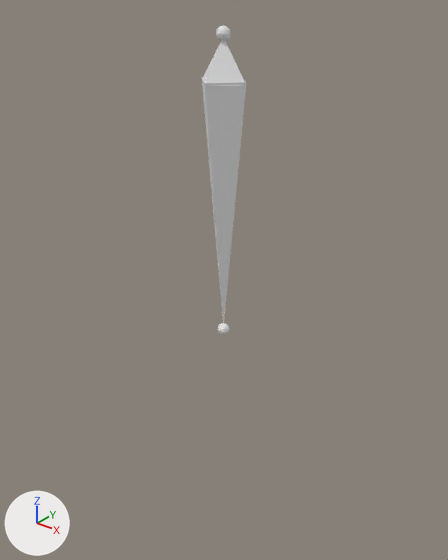
Two versions of the OBJ model res/joint.obj, one commit apart.
One viewpoint serves both versions: a 50 mm lens placed at (2.81, -3.51, 2.63), pointed at (-0.11, 0.14, 0.37). Lighting does not change. The marker at lower left points along +X, +Y and +Z. Where no turn or scale is listed for an object, it has been applied to the vertices.

The older version as bpy lines, for what is in view:
```python
me_joint = bpy.data.meshes.new('joint')
me_joint.from_pydata(...)  # 94 vertices, 172 faces; spans x -0.2..0.2, y -0.2..0.2, z -0.05..2.35
ob_joint = bpy.data.objects.new('joint', me_joint)
ob_joint.location = (0.0, 0.0, 0.0)
```
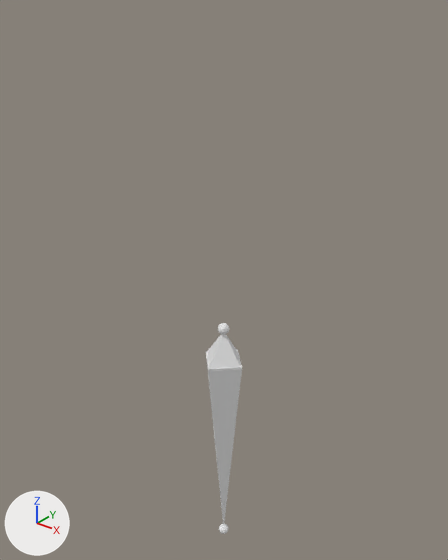
What differs and where, as boxes [x1, y1, x2, y2] in the pictures (448 x 560 px; the box of a moved part takes in the faces that stretch with it):
```json
{"object": "joint", "change": "reshaped", "before": [202, 25, 246, 335], "after": [206, 323, 242, 534], "on screen": "18% narrower, 32% shorter"}
{"part": 1, "of": "me_joint", "change": "moved or reshaped", "before": [202, 77, 246, 324], "after": [206, 349, 242, 525]}
{"part": 2, "of": "me_joint", "change": "moved or reshaped", "before": [202, 41, 245, 86], "after": [206, 334, 241, 371]}
{"part": 3, "of": "me_joint", "change": "moved or reshaped", "before": [216, 25, 230, 41], "after": [219, 524, 228, 534]}
```

Edits to the scene script, one JSON object a line:
```json
{"block": "me_joint", "where": "me_joint.from_pydata(...)  # 94 vertices, 172 faces; spans x -0.2..0.2, y -0.2..0.2, z -0.05..2.35"}
{"block": "me_joint", "where": "# used by ob_joint; location = (0.0, 0.0, 0.0)"}
{"block": "me_joint", "change": "me_joint part 1: the loose piece of 5 vertices spanning x -0.2..0.2, y -0.2..0.2, z 0.0..2.0 is moved by (0.0, 0.0, -2.3)"}
{"block": "me_joint", "change": "me_joint part 2: the loose piece of 5 vertices spanning x -0.2..0.2, y -0.2..0.2, z 1.98..2.28 is moved by (0.0, 0.0, -2.3)"}
{"block": "me_joint", "change": "me_joint part 3: the loose piece of 42 vertices spanning x -0.05..0.05, y -0.05..0.05, z 2.25..2.35 is moved by (0.0, 0.0, -4.6)"}
```
